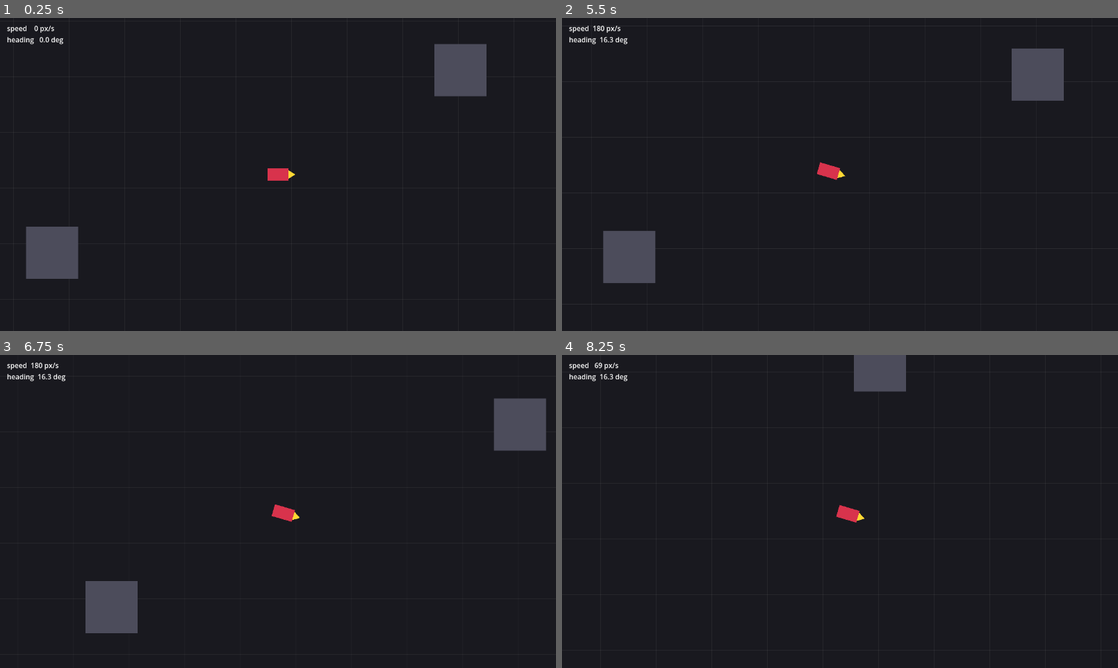
Above: before the commit, frames 1-4 (two rows, left to right).
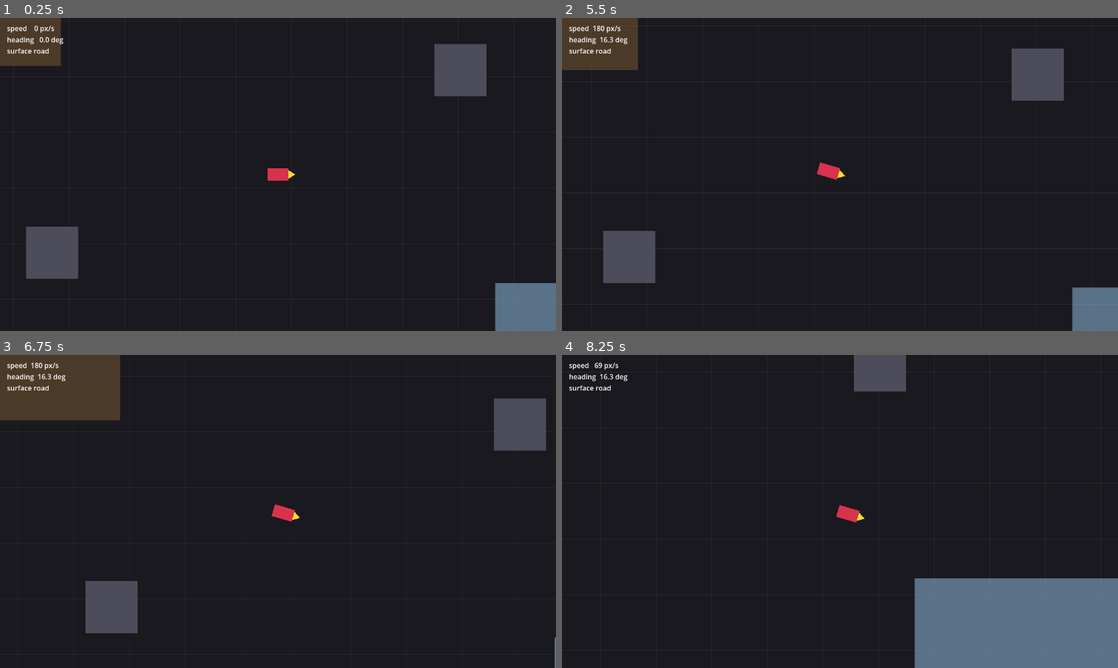
Above: after the commit, the same moments.

Repository: b3p3k0/bentchrome
Game: Godot game, scene res://levels/arena/arena.tscn
The game is run twice, just before and just after one commit, with the same random seed, the same clock (stepped at 60 frames per second) and the same inputs.
Inputs (mouse positions are in pixels of both pictures, inside the frame that each line leads up to):
- Up to frame 1 (0.25 s): no input
- Up to frame 2 (5.5 s): tap Enter (ui_accept) at 0.5, 0.77, 1.25, 2, 2.75, 3.5, 3.77, 4.25 s; move the mouse to (962, 158) at 0.52 s; hold D (move_right) 0.53-1.25 s; click (962, 158) at 0.6 s; drag from (728, 190) to (812, 237) at 1.27 s; move the mouse to (895, 105) at 2.02 s; hold D (move_right) 2.03-2.75 s; tap Space at 2.1 s; drag from (812, 237) to (673, 127) at 2.77 s; move the mouse to (1006, 221) at 3.52 s; hold A (move_left) 3.53-4.25 s; tap Keypad Enter at 3.6 s; drag from (673, 127) to (756, 96) at 4.27 s; move the mouse to (867, 174) at 5.02 s; hold S (move_down) from 5.03 s (still down); click (867, 174) at 5.1 s
- Up to frame 3 (6.75 s): release S (move_down) at 5.75 s; drag from (194, 433) to (166, 527) at 5.77 s; move the mouse to (400, 495) at 6.52 s; hold W (move_up) from 6.53 s (still down); tap Space at 6.6 s
- Up to frame 4 (8.25 s): tap Enter (ui_accept) at 6.77 s; release W (move_up) at 7.25 s; drag from (728, 527) to (812, 574) at 7.27 s; move the mouse to (895, 442) at 8.02 s; hold S (move_down) from 8.03 s (still down); tap Keypad Enter at 8.1 s

The runs differ from the first frame. In frame 1, 3.3% of the frame differs, in the area x 0-100%, y 0-100%; in frame 2, 3.3%; in frame 3, 4.4%; in frame 4, 11%, in the area x 1-100%, y 9-100%.

Commit message:
Phase 1: terrain surfaces (dirt/ice/water) modulate handling
TerrainZone (Area2D) regions tag the ground; a TerrainSensor on the vehicle reports the current surface (defaults to road when clear). DrivingController scales acceleration, top speed, and lateral grip per surface — ice slides, dirt scrubs speed, water bogs down. The arena gains dirt/ice/water patches and a surface line in the readout.

Co-Authored-By: Claude Opus 4.8 <noreply@anthropic.com>

Diff:
--- /dev/null
+++ b/environment/terrain_zone.gd
@@ -0,0 +1,6 @@
+class_name TerrainZone
+extends Area2D
+## A painted surface region (road/dirt/ice/water). The vehicle's TerrainSensor
+## reads terrain_type to modulate grip, acceleration, and top speed.
+
+@export var terrain_type: StringName = &"road"
--- a/levels/arena/arena.gd
+++ b/levels/arena/arena.gd
@@ -1,6 +1,6 @@
 extends Node2D
-## Phase 1 test arena: a grid floor for motion reference, a drivable vehicle, a
-## few static blocks for collision feel, and a speed/heading readout for tuning.
+## Phase 1 test arena: a grid floor for motion reference, a drivable vehicle,
+## terrain patches (dirt/ice/water), a few static blocks, and a readout.
 
 const GRID := 128
 const EXTENT := 2400
@@ -17,8 +17,8 @@
 
 func _process(_delta: float) -> void:
 	if _player and _readout:
-		_readout.text = "speed %4.0f px/s\nheading %5.1f deg" % [
-			_player.get_speed(), rad_to_deg(_player.heading)
+		_readout.text = "speed %4.0f px/s\nheading %5.1f deg\nsurface %s" % [
+			_player.get_speed(), rad_to_deg(_player.heading), _player.current_terrain
 		]
 
 func _draw() -> void:
--- a/levels/arena/arena.tscn
+++ b/levels/arena/arena.tscn
@@ -1,13 +1,59 @@
-[gd_scene load_steps=4 format=3]
+[gd_scene load_steps=6 format=3]
 
 [ext_resource type="Script" path="res://levels/arena/arena.gd" id="1_arena"]
 [ext_resource type="PackedScene" path="res://vehicles/vehicle.tscn" id="2_veh"]
+[ext_resource type="Script" path="res://environment/terrain_zone.gd" id="3_zone"]
 
 [sub_resource type="RectangleShape2D" id="RectangleShape2D_block"]
 size = Vector2(120, 120)
 
+[sub_resource type="RectangleShape2D" id="RectangleShape2D_zone"]
+size = Vector2(600, 500)
+
 [node name="Arena" type="Node2D"]
 script = ExtResource("1_arena")
+
+[node name="DirtZone" type="Area2D" parent="."]
+position = Vector2(-800, -500)
+collision_layer = 128
+collision_mask = 0
+script = ExtResource("3_zone")
+terrain_type = &"dirt"
+
+[node name="Vis" type="Polygon2D" parent="DirtZone"]
+color = Color(0.5, 0.36, 0.2, 0.5)
+polygon = PackedVector2Array(-300, -250, 300, -250, 300, 250, -300, 250)
+
+[node name="Col" type="CollisionShape2D" parent="DirtZone"]
+shape = SubResource("RectangleShape2D_zone")
+
+[node name="IceZone" type="Area2D" parent="."]
+position = Vector2(800, 500)
+collision_layer = 128
+collision_mask = 0
+script = ExtResource("3_zone")
+terrain_type = &"ice"
+
+[node name="Vis" type="Polygon2D" parent="IceZone"]
+color = Color(0.6, 0.8, 0.95, 0.5)
+polygon = PackedVector2Array(-300, -250, 300, -250, 300, 250, -300, 250)
+
+[node name="Col" type="CollisionShape2D" parent="IceZone"]
+shape = SubResource("RectangleShape2D_zone")
+
+[node name="WaterZone" type="Area2D" parent="."]
+position = Vector2(-100, 950)
+collision_layer = 128
+collision_mask = 0
+script = ExtResource("3_zone")
+terrain_type = &"water"
+
+[node name="Vis" type="Polygon2D" parent="WaterZone"]
+color = Color(0.15, 0.3, 0.55, 0.6)
+polygon = PackedVector2Array(-300, -250, 300, -250, 300, 250, -300, 250)
+
+[node name="Col" type="CollisionShape2D" parent="WaterZone"]
+shape = SubResource("RectangleShape2D_zone")
 
 [node name="Vehicle" parent="." instance=ExtResource("2_veh")]
 
@@ -47,5 +93,5 @@
 offset_left = 16.0
 offset_top = 12.0
 offset_right = 320.0
-offset_bottom = 80.0
+offset_bottom = 96.0
 text = "speed"
--- a/vehicles/driving_controller.gd
+++ b/vehicles/driving_controller.gd
@@ -1,8 +1,8 @@
 class_name DrivingController
 extends Node
 ## Arcade "steer-to-drive" physics. Reads {throttle, steer} intent and updates
-## the host vehicle's velocity + heading. Tuning is exposed as inspector knobs;
-## per-vehicle data (StatCurves) will feed these later.
+## the host vehicle's velocity + heading, scaled by the current terrain. Tuning
+## is exposed as inspector knobs; per-vehicle data (StatCurves) will feed these.
 
 @export_group("Speed")
 @export var max_speed := 520.0
@@ -19,9 +19,22 @@
 @export_group("Grip")
 @export var lateral_grip := 7.5
 
+## Per-surface multipliers on acceleration, top speed, and grip. road = baseline.
+const TERRAIN := {
+	&"road": {"accel": 1.0, "top": 1.0, "grip": 1.0},
+	&"dirt": {"accel": 0.8, "top": 0.85, "grip": 0.6},
+	&"ice": {"accel": 0.9, "top": 1.0, "grip": 0.16},
+	&"water": {"accel": 0.4, "top": 0.45, "grip": 0.7},
+}
+
 func apply(vehicle, intent: Dictionary, delta: float) -> void:
 	var throttle: float = clampf(intent.get("throttle", 0.0), -1.0, 1.0)
 	var steer: float = clampf(intent.get("steer", 0.0), -1.0, 1.0)
+
+	var mod: Dictionary = TERRAIN.get(vehicle.current_terrain, TERRAIN[&"road"])
+	var accel: float = acceleration * mod["accel"]
+	var top: float = max_speed * mod["top"]
+	var grip: float = lateral_grip * mod["grip"]
 
 	var forward := Vector2.RIGHT.rotated(vehicle.heading)
 	var fwd_speed: float = vehicle.velocity.dot(forward)
@@ -35,12 +48,12 @@
 
 	# Throttle / brake / reverse along the nose.
 	if throttle > 0.0:
-		vehicle.velocity += forward * acceleration * throttle * delta
+		vehicle.velocity += forward * accel * throttle * delta
 	elif throttle < 0.0:
 		if fwd_speed > 10.0:
 			vehicle.velocity -= forward * brake_deceleration * delta
 		else:
-			vehicle.velocity += forward * acceleration * throttle * delta
+			vehicle.velocity += forward * accel * throttle * delta
 	else:
 		var eased := move_toward(fwd_speed, 0.0, coast_deceleration * delta)
 		vehicle.velocity += forward * (eased - fwd_speed)
@@ -48,11 +61,11 @@
 	# Lateral grip: bleed sideways velocity for predictable drift.
 	var right := forward.orthogonal()
 	var lat_speed: float = vehicle.velocity.dot(right)
-	var lat_retain := clampf(1.0 - lateral_grip * delta, 0.0, 1.0)
+	var lat_retain := clampf(1.0 - grip * delta, 0.0, 1.0)
 	vehicle.velocity -= right * lat_speed * (1.0 - lat_retain)
 
 	# Clamp forward speed (separate caps for forward and reverse).
 	fwd_speed = vehicle.velocity.dot(forward)
-	var cap := max_speed if fwd_speed >= 0.0 else reverse_max_speed
+	var cap := top if fwd_speed >= 0.0 else reverse_max_speed
 	if absf(fwd_speed) > cap:
 		vehicle.velocity -= forward * (fwd_speed - signf(fwd_speed) * cap)
--- /dev/null
+++ b/vehicles/terrain_sensor.gd
@@ -0,0 +1,21 @@
+class_name TerrainSensor
+extends Area2D
+## Reports which terrain the vehicle is currently over; defaults to road when
+## not overlapping any zone.
+
+var current_terrain: StringName = &"road"
+
+func _ready() -> void:
+	area_entered.connect(_on_area_entered)
+	area_exited.connect(_on_area_exited)
+
+func _on_area_entered(area: Area2D) -> void:
+	if area is TerrainZone:
+		current_terrain = area.terrain_type
+
+func _on_area_exited(_area: Area2D) -> void:
+	current_terrain = &"road"
+	for area in get_overlapping_areas():
+		if area is TerrainZone:
+			current_terrain = area.terrain_type
+			return
--- a/vehicles/vehicle.gd
+++ b/vehicles/vehicle.gd
@@ -6,16 +6,20 @@
 ## Visual node rotates to the heading.
 
 var heading: float = 0.0  # radians; the direction the nose points
+var current_terrain: StringName = &"road"
 
 @onready var _controller: DrivingController = $DrivingController
 @onready var _driver: Driver = $Driver
 @onready var _visual: Node2D = $Visual
+@onready var _terrain_sensor: TerrainSensor = $TerrainSensor
 
 func _ready() -> void:
 	heading = rotation
 	rotation = 0.0
 
 func _physics_process(delta: float) -> void:
+	if _terrain_sensor:
+		current_terrain = _terrain_sensor.current_terrain
 	var intent: Dictionary = _driver.get_intent(self, delta) if _driver else {}
 	if _controller:
 		_controller.apply(self, intent, delta)
--- a/vehicles/vehicle.tscn
+++ b/vehicles/vehicle.tscn
@@ -1,11 +1,15 @@
-[gd_scene load_steps=5 format=3]
+[gd_scene load_steps=7 format=3]
 
 [ext_resource type="Script" path="res://vehicles/vehicle.gd" id="1_veh"]
 [ext_resource type="Script" path="res://vehicles/driving_controller.gd" id="2_ctl"]
 [ext_resource type="Script" path="res://vehicles/drivers/player_driver.gd" id="3_drv"]
+[ext_resource type="Script" path="res://vehicles/terrain_sensor.gd" id="4_tsn"]
 
 [sub_resource type="CircleShape2D" id="CircleShape2D_veh"]
 radius = 18.0
+
+[sub_resource type="CircleShape2D" id="CircleShape2D_sensor"]
+radius = 6.0
 
 [node name="Vehicle" type="CharacterBody2D"]
 script = ExtResource("1_veh")
@@ -29,5 +33,13 @@
 [node name="CollisionShape2D" type="CollisionShape2D" parent="."]
 shape = SubResource("CircleShape2D_veh")
 
+[node name="TerrainSensor" type="Area2D" parent="."]
+collision_layer = 0
+collision_mask = 128
+script = ExtResource("4_tsn")
+
+[node name="TSCollision" type="CollisionShape2D" parent="TerrainSensor"]
+shape = SubResource("CircleShape2D_sensor")
+
 [node name="Camera2D" type="Camera2D" parent="."]
 position_smoothing_enabled = true
Not shown, added: environment/terrain_zone.gd.uid
Not shown, added: vehicles/terrain_sensor.gd.uid
